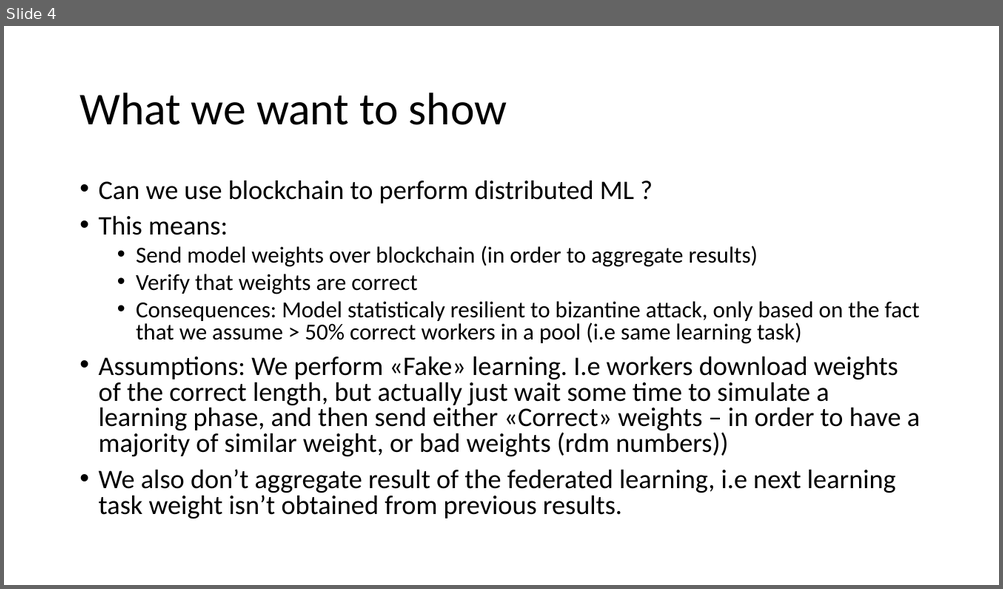
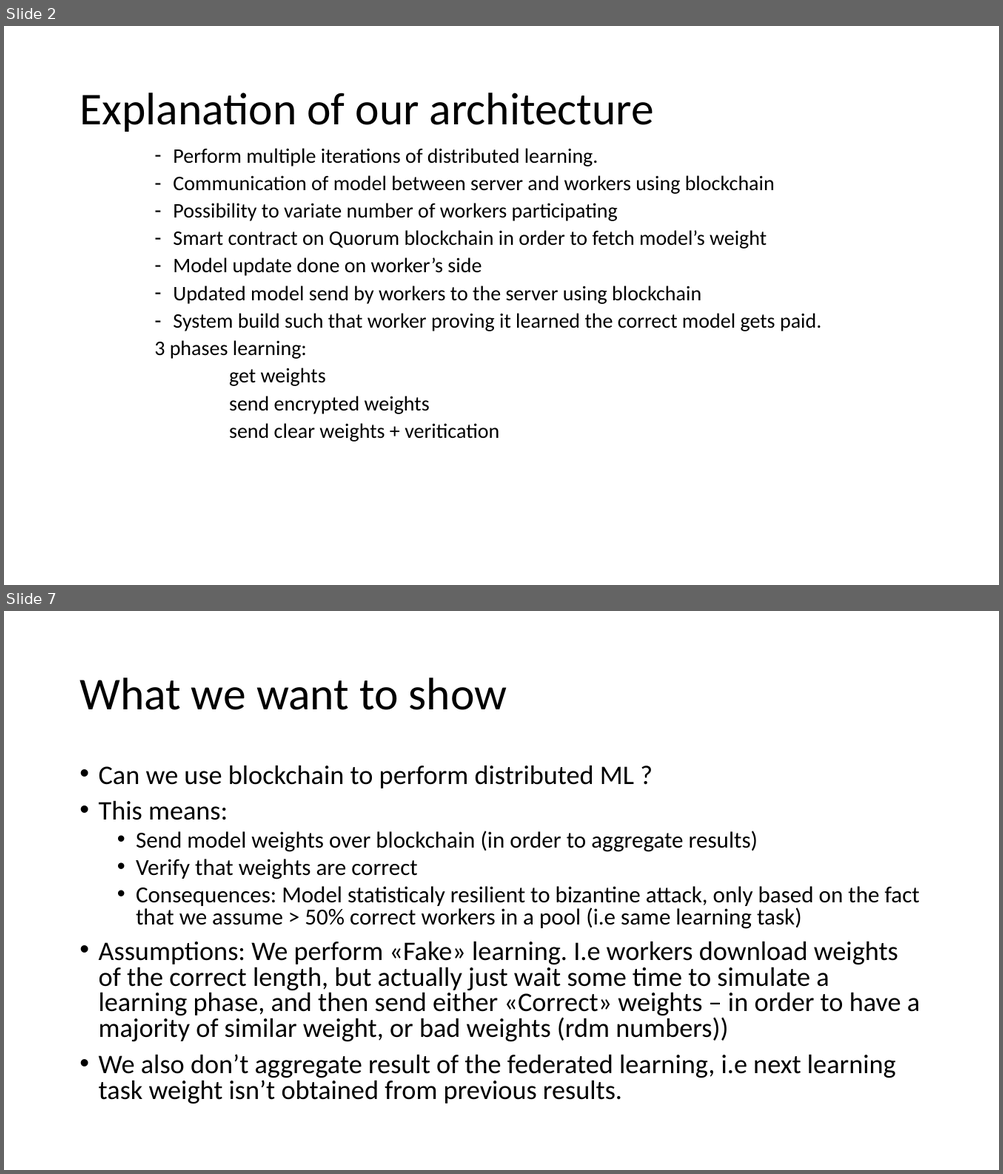
Before and after one commit to douglasbouchet/ML_on_blockchain, a slide deck: Presentation.pptx. Shown one above the other, each under a label of ours: slide 4 before the commit, slides 2 and 7 after it; the slides between them are not shown. The pictures are 1003x589 and 1003x1174 pixels, drawn with LibreOffice and Linux fonts; fonts in the diff are those of the drawing. Boxes give left, top, right and bottom in pixels: in the first picture for what was removed or moved away, otherwise in the second. Text is boxed around its words. In the diff, an @@ line names an element or a change of style, - is before the commit and + after.

```diff
--- a/Presentation.pptx
+++ b/Presentation.pptx
@@ slide 2 added at box(4, 26, 999, 585), background #FFFFFF @@
@@ title added at box(79, 93, 654, 132), 44 pt, text #000000 @@
+Explanation of our architecture
@@ text added at box(154, 148, 821, 442), 20 pt, text #000000 @@
+    – Perform multiple iterations of distributed learning.
+    – Communication of model between server and workers using blockchain
+    – Possibility to variate number of workers participating
+    – Smart contract on Quorum blockchain in order to fetch model’s weight
+    – Model update done on worker’s side
+    – Updated model send by workers to the server using blockchain
+    – System build such that worker proving it learned the correct model gets paid.
+    3 phases learning:
+    get weights
+    send encrypted weights
+    send clear weights + veritication
@@ what was slide 4 is now slide 7 @@
```
Also in this commit, not shown: 6 slides changed, 7 other slides added, 3 slides removed.
